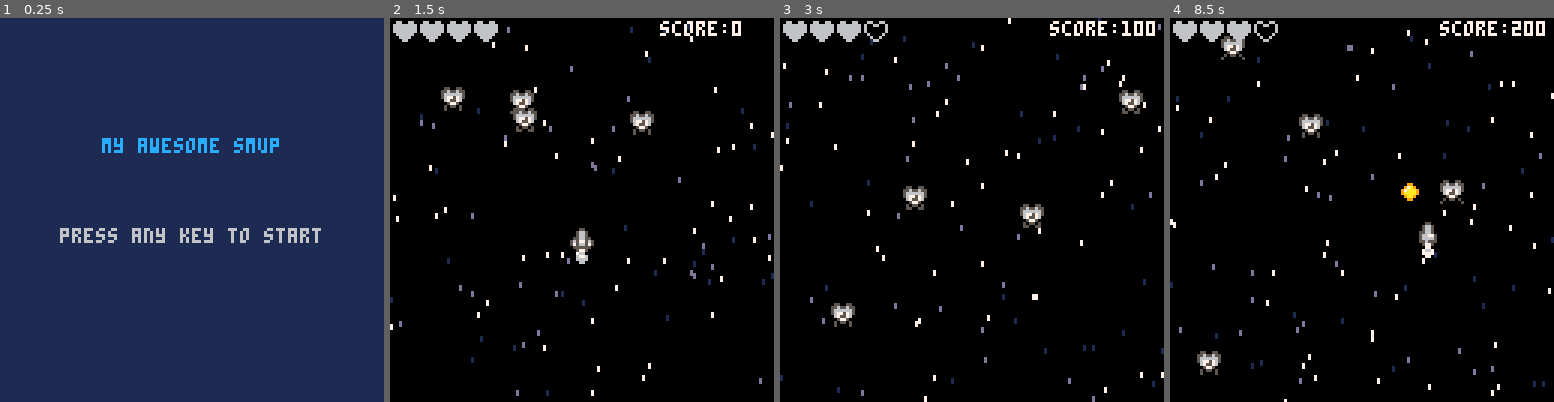
Above: before the commit, frames 1-4 (left to right).
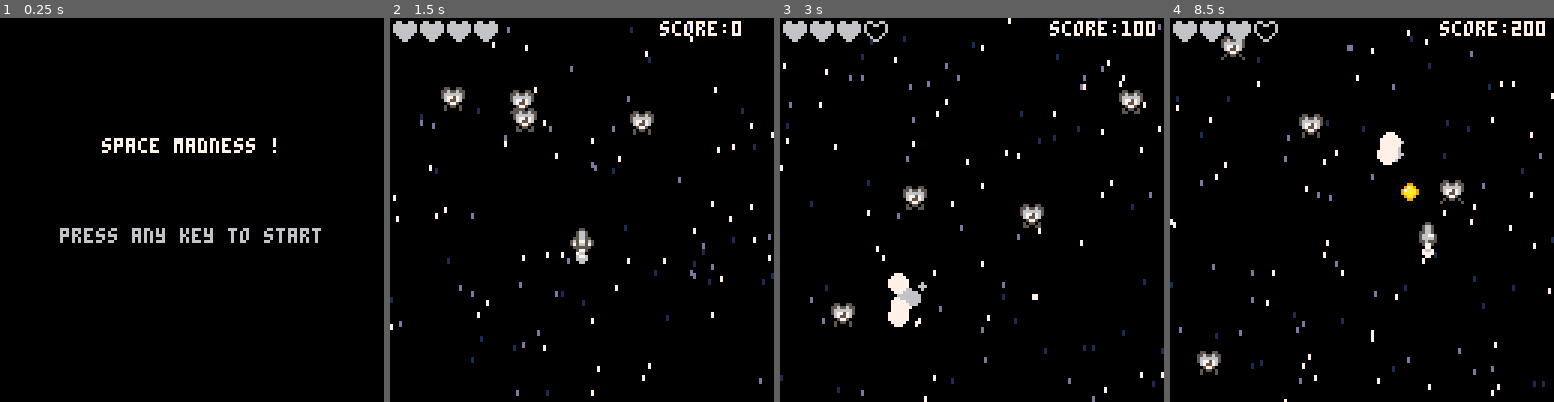
Above: after the commit, the same moments.

Repository: thorty/pico8_shmup
Game: PICO-8 cartridge myshmup2.p8
Same seed, same stepped clock (60 frames per second), same inputs: the game is played once before the commit and once after it.
Inputs:
- Up to frame 1 (0.25 s): no input
- Up to frame 2 (1.5 s): tap O (Z key) at 0.33, 0.7, 1.43 s; tap X (X key) at 1.07 s
- Up to frame 3 (3 s): hold Left 1.97-2.37 s; tap X (X key) at 2.07, 2.4, 2.73 s; tap O (Z key) at 2.22 s; hold Down 2.42-2.82 s; hold Right from 2.87 s (still down)
- Up to frame 4 (8.5 s): tap X (X key) every 0.33 s from 3.07 to 8.4 s; tap O (Z key) every 0.88 s from 3.1 to 8.4 s; release Right at 3.53 s; hold Up 3.58-4.08 s; hold Right 4.13-4.53 s; hold Down 4.58-5.08 s; hold Left 5.13-5.8 s; hold Up 5.85-6.18 s; hold Left 6.23-6.63 s; hold Down 6.68-7.08 s; hold Right 7.13-7.8 s; hold Up 7.85-8.35 s; hold Right from 8.4 s (still down)

The runs differ from the first frame. In frame 1, 99% of the frame differs, in the area x 0-100%, y 0-100%; in frame 2, nothing differs; in frame 3, 0.8%; in frame 4, 0.4%.

Commit message:
add explosions

Diff:
--- a/myshmup2.p8
+++ b/myshmup2.p8
@@ -3,8 +3,9 @@
 __lua__
 --todo:
 --show points on gameover
---explosion
---
+--pixels when hitting enemy
+--pixel explosion for asteroids
+--player explodes
 
 function _init()
 	mode="start"
@@ -12,12 +13,11 @@
 	levelt=0
 	entype=1
 	wave=1
-	explodes={}
+	parts={}
 end
 
 --drawing every frame (30 fps)
 function _draw()
-
 	if mode=="game" then
 		draw_game()
 	elseif mode=="start" then
@@ -47,23 +47,15 @@
 function startgame()
 
 	t=0
-
 	ship={}
-
 	ship.sp=2
 	ship.y=70
 	ship.x=60
 	ship.sx=0
 	ship.sy=0
-
---	sspeedx=0
---	sspeedy=0
-
 	flamespr=5
-
-
 	bullets={}
-	bulltimer=30
+	bulltimer=5
 
 	--shootanim on ship
 	muzzle=0
@@ -164,11 +156,30 @@
 end
 
 function explode(expx,expy)
-	local myex={}
-	myex.x=expx
-	myex.y=expy
-	add(explodes,myex)
-
+
+	local myp={}
+	myp.x=expx
+	myp.y=expy
+	myp.xs=0
+	myp.ys=0
+	myp.maxage=10
+	myp.c=7
+	myp.size=6
+	myp.first=true
+	add(parts,myp)
+
+	for i=0,10 do
+		local myp={}
+		myp.first=false
+		myp.x=expx
+		myp.y=expy
+		myp.xs=(rnd()-0.5)*2
+		myp.ys=(rnd()-0.5)*2
+		myp.maxage=20+rnd(20)
+		myp.c=7
+		myp.size=3
+		add(parts,myp)
+	end
 end
 -->8
 --bullets
@@ -291,7 +302,7 @@
 					del(enemies, myen)
 					score+=100
 					sfx(2)
-					explode(myen.x,myen.y)
+					explode(myen.x+4,myen.y+4)
 				end
 			end
 		end
@@ -381,13 +392,16 @@
 	end
 	drwallspr(bullets)
 
+	--draw muzzle
 	if muzzle>0 then
- 	circfill(ship.x+3,ship.y-4,muzzle,7)
- end
-
+ 		circfill(ship.x+3,ship.y-4,muzzle,7)
+ 	end
+
+	--draw eyplosion
+	draw_explosion()
+
+	--metainfo
 	print("score:"..score,90,1,7)
-
-
 	for i=1,4 do
 		if lives>=i then
 			spr(10,i*9-8,1)
@@ -398,8 +412,8 @@
 end
 
 function draw_start()
-	cls(1)
-	print("my awesome smup",34,40,12)
+	cls(0)
+	print("space madness !",34,40,7)
 	print("press any key to start",20,70,blink())
 end
 
@@ -432,6 +446,37 @@
 				pal(6,7)
 				pal(1,7)
 			end
+end
+
+function draw_explosion()
+	for part in all(parts) do
+		--pset(part.x,part.y,part.c)
+		if part.first==false then
+			if part.maxage<30 then
+				part.c = 6
+				part.size-=0.5
+			elseif part.maxage<15 then
+				part.c = 5
+			elseif part.maxage<5 then
+				part.size-=0.5
+			end
+		else
+			part.size-=1
+		end
+
+		circfill(part.x,part.y,part.size,part.c)
+		--move
+	 part.x+=part.xs
+	 part.y+=part.ys
+
+		part.sx=part.xs*0.8
+		part.sy=part.ys*0.8
+
+	 part.maxage-=1
+		if part.size<=0 then
+			del(parts,part)
+		end
+	end
 end
 __gfx__
 00000000000550000005500000055000000000000000000000000000000000000000000006600660066006600550000000000000000000000000000000000000
Not shown, changed: the sound effects (__sfx__) section of myshmup2.p8
